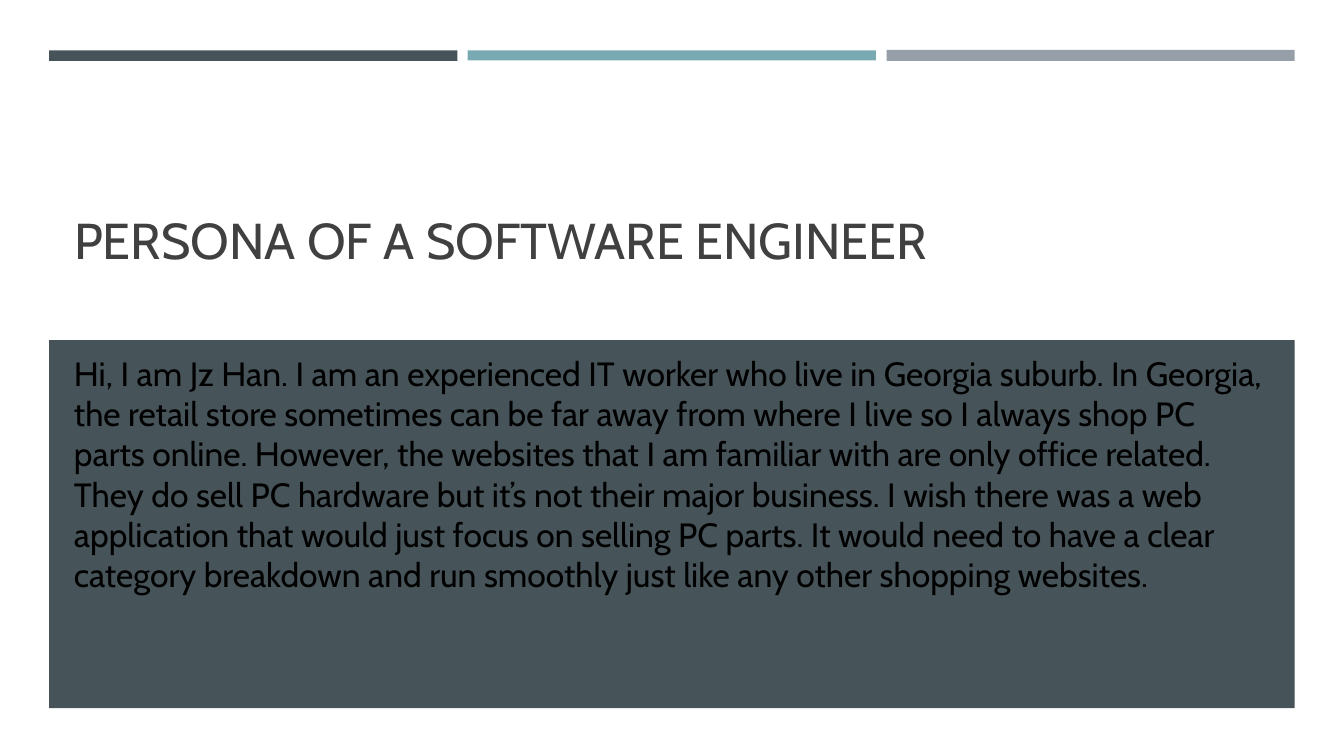
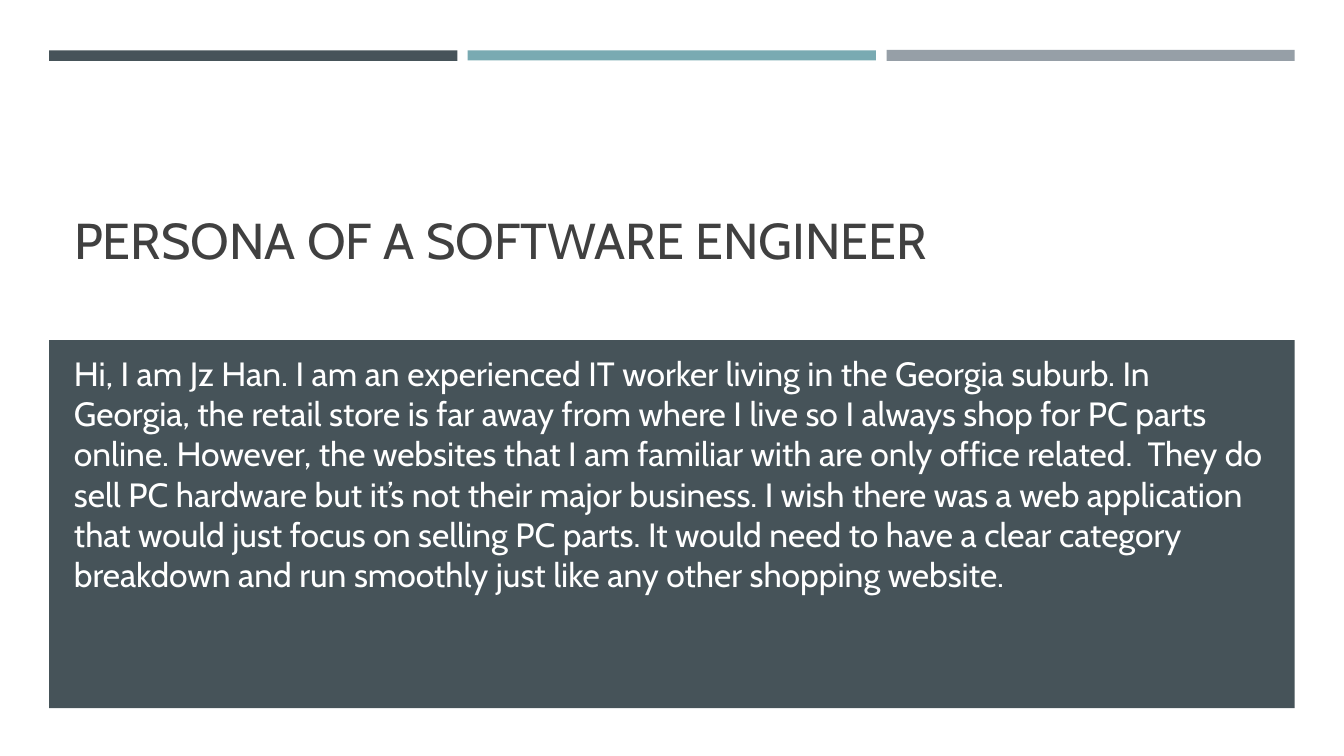
Before and after one commit to Xu12345-sophie/CS691TeamDice, a slide deck: slide 4 of Deliverable2/PC builder web application .pptx. Drawn at 1344x756 pixels with LibreOffice and Linux fonts; fonts in the diff are those of the drawing. Boxes give left, top, right and bottom in pixels: in the first picture for what was removed or moved away, otherwise in the second. Text is boxed around its words. In the diff, an @@ line names an element or a change of style, - is before the commit and + after.

Commit message:
Update ppt

```diff
--- a/Deliverable2/PC builder web application .pptx
+++ b/Deliverable2/PC builder web application .pptx
@@ text at (74,361,1262,595): text changed; text colour #000000 to #FFFFFF @@
-Hi, I am Jz Han. I am an experienced IT worker who live in Georgia suburb. In Georgia, the retail store sometimes can be far away from where I live so I always shop PC parts online. However, the websites that I am familiar with are only office related. They do sell PC hardware but it’s not their major business. I wish there was a web application that would just focus on selling PC parts. It would need to have a clear category breakdown and run smoothly just like any other shopping websites.
+Hi, I am Jz Han. I am an experienced IT worker living in the Georgia suburb. In Georgia, the retail store is far away from where I live so I always shop for PC parts online. However, the websites that I am familiar with are only office related. They do sell PC hardware but it’s not their major business. I wish there was a web application that would just focus on selling PC parts. It would need to have a clear category breakdown and run smoothly just like any other shopping website.
```
Also in this commit, not shown: 1 other slide changed, 2 slides added.
